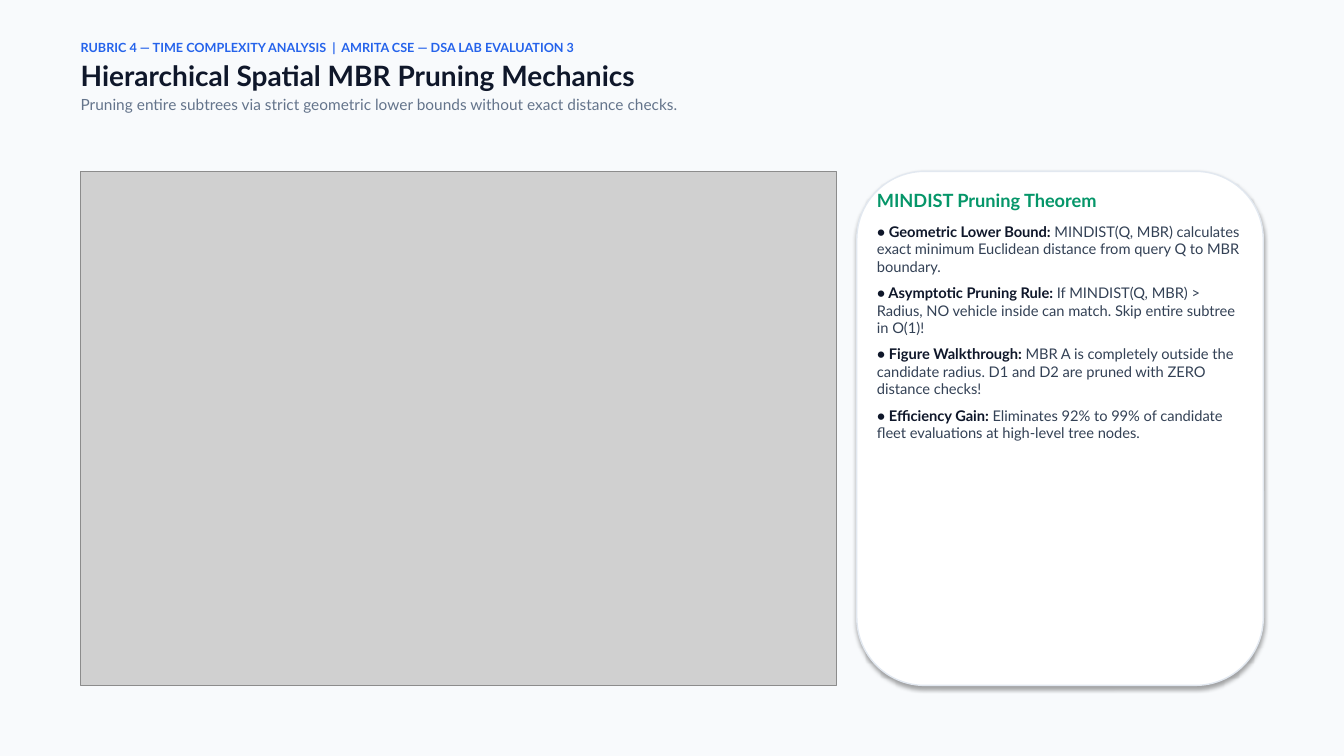
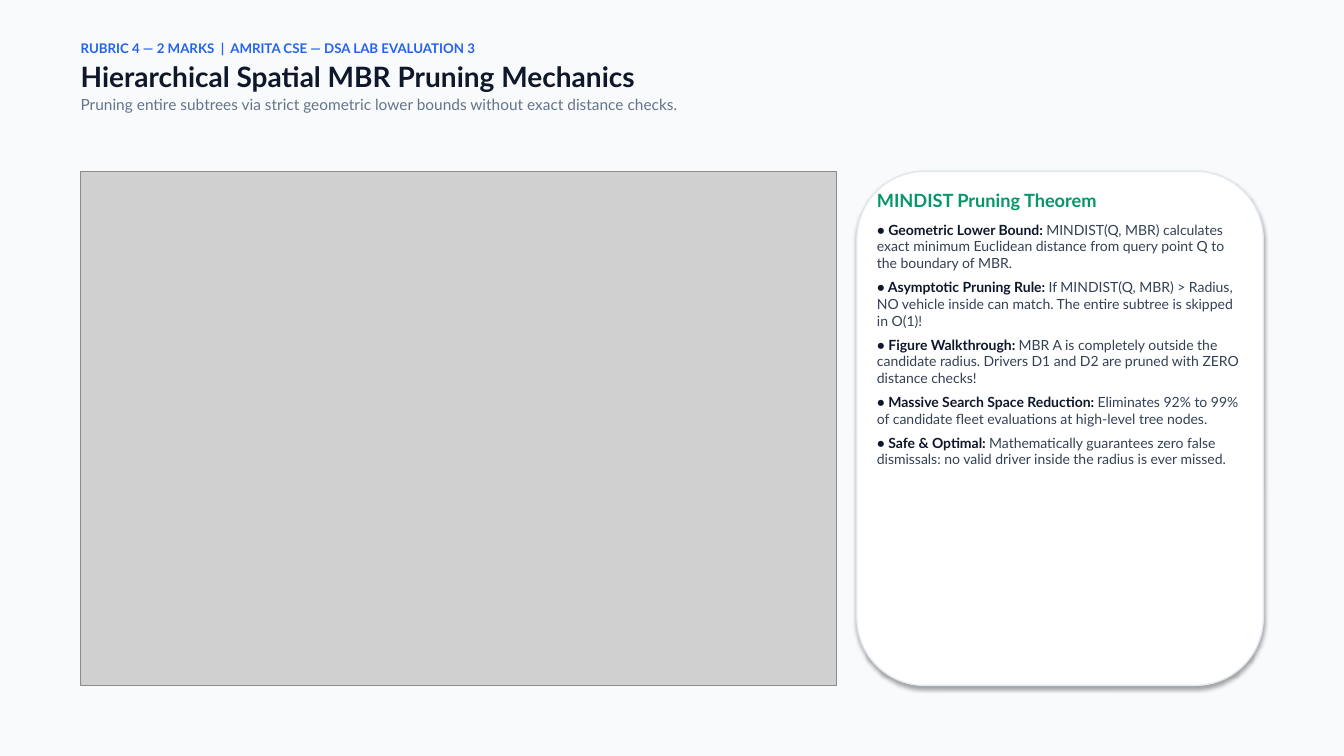
Before and after one commit to miriyaladhanwinn/uber-rstar-tree-dispatch, a slide deck: slide 9 of RStar_Tree_Uber_Fleet_Dispatch_Presentation.pptx (slide 6 before the commit). Drawn at 1344x756 pixels with LibreOffice and Linux fonts; fonts in the diff are those of the drawing; grey boxes stand for pictures. Boxes give left, top, right and bottom in pixels: in the first picture for what was removed or moved away, otherwise in the second. Text is boxed around its words. In the diff, an @@ line names an element or a change of style, - is before the commit and + after.

```diff
--- a/RStar_Tree_Uber_Fleet_Dispatch_Presentation.pptx
+++ b/RStar_Tree_Uber_Fleet_Dispatch_Presentation.pptx
@@ text at (81,43,475,53): text changed; size 9 to 9.5 pt @@
-RUBRIC 4 — TIME COMPLEXITY ANALYSIS | AMRITA CSE — DSA LAB EVALUATION 3
+RUBRIC 4 — 2 MARKS | AMRITA CSE — DSA LAB EVALUATION 3
@@ text at (877,224,1239,464): text changed; size 10.5 to 10 pt @@
-• Geometric Lower Bound: MINDIST(Q, MBR) calculates exact minimum Euclidean distance from query Q to MBR boundary.
-• Asymptotic Pruning Rule: If MINDIST(Q, MBR) > Radius, NO vehicle inside can match. Skip entire subtree in O(1)!
-• Figure Walkthrough: MBR A is completely outside the candidate radius. D1 and D2 are pruned with ZERO distance checks!
-• Efficiency Gain: Eliminates 92% to 99% of candidate fleet evaluations at high-level tree nodes.
+• Geometric Lower Bound: MINDIST(Q, MBR) calculates exact minimum Euclidean distance from query point Q to the boundary of MBR.
+• Asymptotic Pruning Rule: If MINDIST(Q, MBR) > Radius, NO vehicle inside can match. The entire subtree is skipped in O(1)!
+• Figure Walkthrough: MBR A is completely outside the candidate radius. Drivers D1 and D2 are pruned with ZERO distance checks!
+• Massive Search Space Reduction: Eliminates 92% to 99% of candidate fleet evaluations at high-level tree nodes.
+• Safe & Optimal: Mathematically guarantees zero false dismissals: no valid driver inside the radius is ever missed.
```
Also in this commit, not shown: 10 other slides changed, 5 slides added, 1 slide removed, 1 other file.
